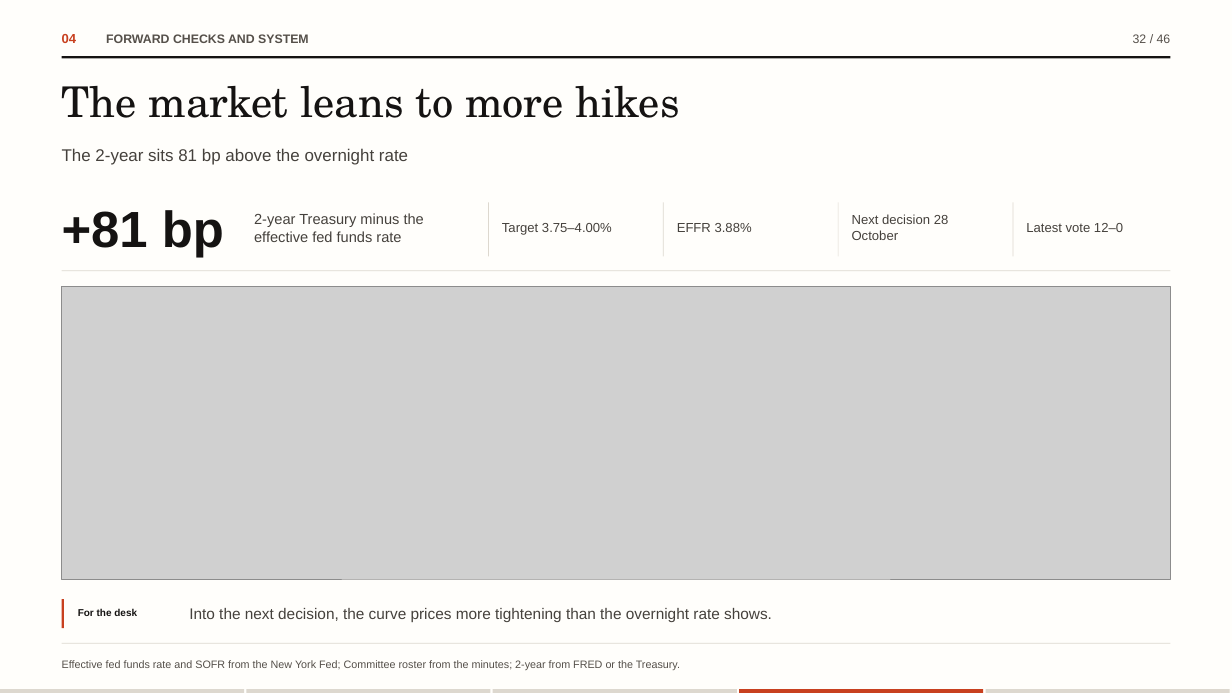
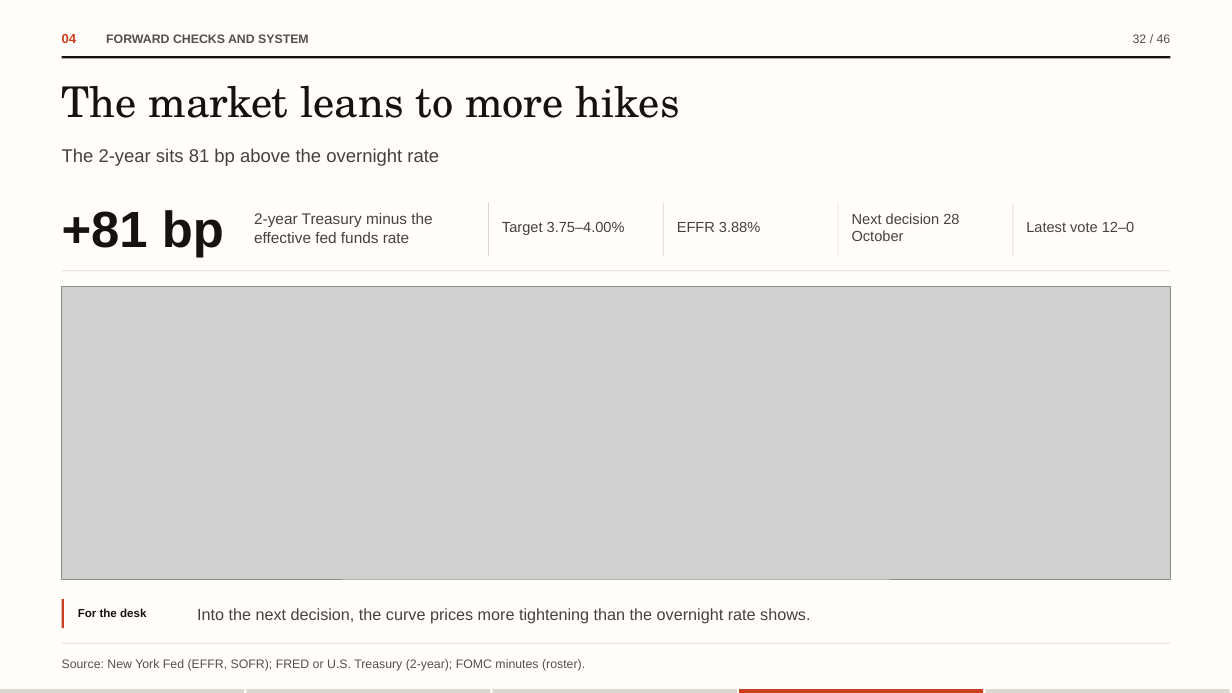
Before and after one commit to flukier1016/fomc-tone-lab, a slide deck: slide 32 of docs/slides/FOMC-Tone-Lab-editable.pptx. Drawn at 1232x693 pixels with LibreOffice and Linux fonts; fonts in the diff are those of the drawing; grey boxes stand for pictures. Boxes give left, top, right and bottom in pixels: in the first picture for what was removed or moved away, otherwise in the second. Text is boxed around its words. In the diff, an @@ line names an element or a change of style, - is before the commit and + after.

Commit message:
Sync with revision 3430cea
The deck now names the public repository on its first and last slides, keeps one-line source footers and a list-style contents page; the write-up is set in the course homework style with references at the end; SUBMISSION.md is a short guide for graders.

```diff
--- a/docs/slides/FOMC-Tone-Lab-editable.pptx
+++ b/docs/slides/FOMC-Tone-Lab-editable.pptx
@@ text "The 2-year sits 81 bp ..." at <box>62,148,439,166</box>: size 13.2 to 14.4 pt @@
@@ text "2-year Treasury minus the effective ..." at <box>254,213,432,243</box>: size 11.4 to 12 pt @@
@@ size 10.2 to 11.4 pt in 4 elements at <box>502,222,625,235</box>, <box>677,222,760,232</box>, <box>852,213,959,241</box>, <box>1026,222,1134,232</box> @@
@@ text "For the desk" at <box>78,608,146,617</box>: size 7.8 to 9 pt @@
@@ text "Into the next decision, the ...": place and size @@
-text "Into the next decision, the ..." at <box>189,608,772,622</box>
+text "Into the next decision, the ..." at <box>197,608,810,624</box>
@@ text "Into the next decision, the ..." at <box>197,608,810,624</box>: size 12 to 12.6 pt @@
@@ text at <box>62,659,585,671</box>: text changed; size 8.4 to 9.6 pt @@
-Effective fed funds rate and SOFR from the New York Fed; Committee roster from the minutes; 2-year from FRED or the Treasury.
+Source: New York Fed (EFFR, SOFR); FRED or U.S. Treasury (2-year); FOMC minutes (roster).
```
Also in this commit, not shown: 45 other slides changed, 20 other files.
